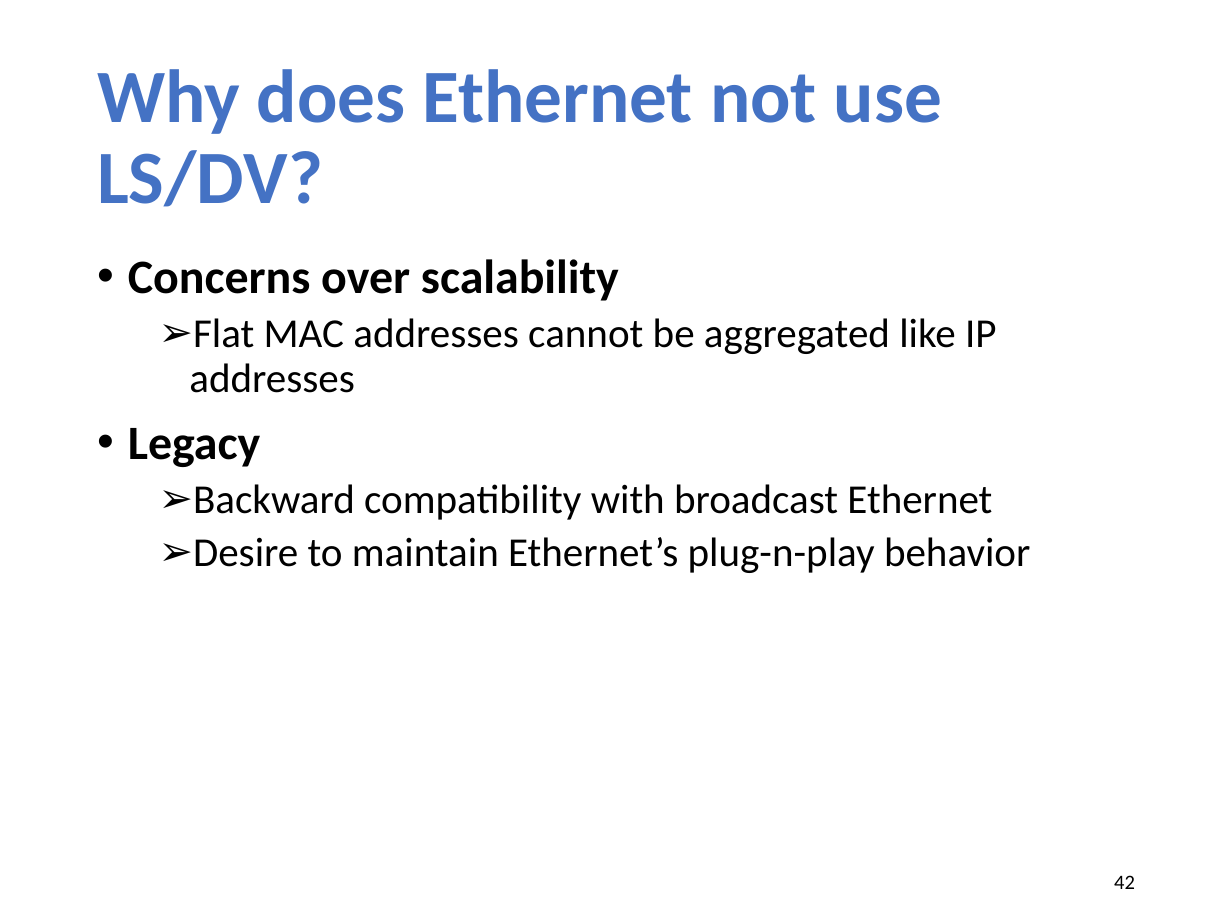
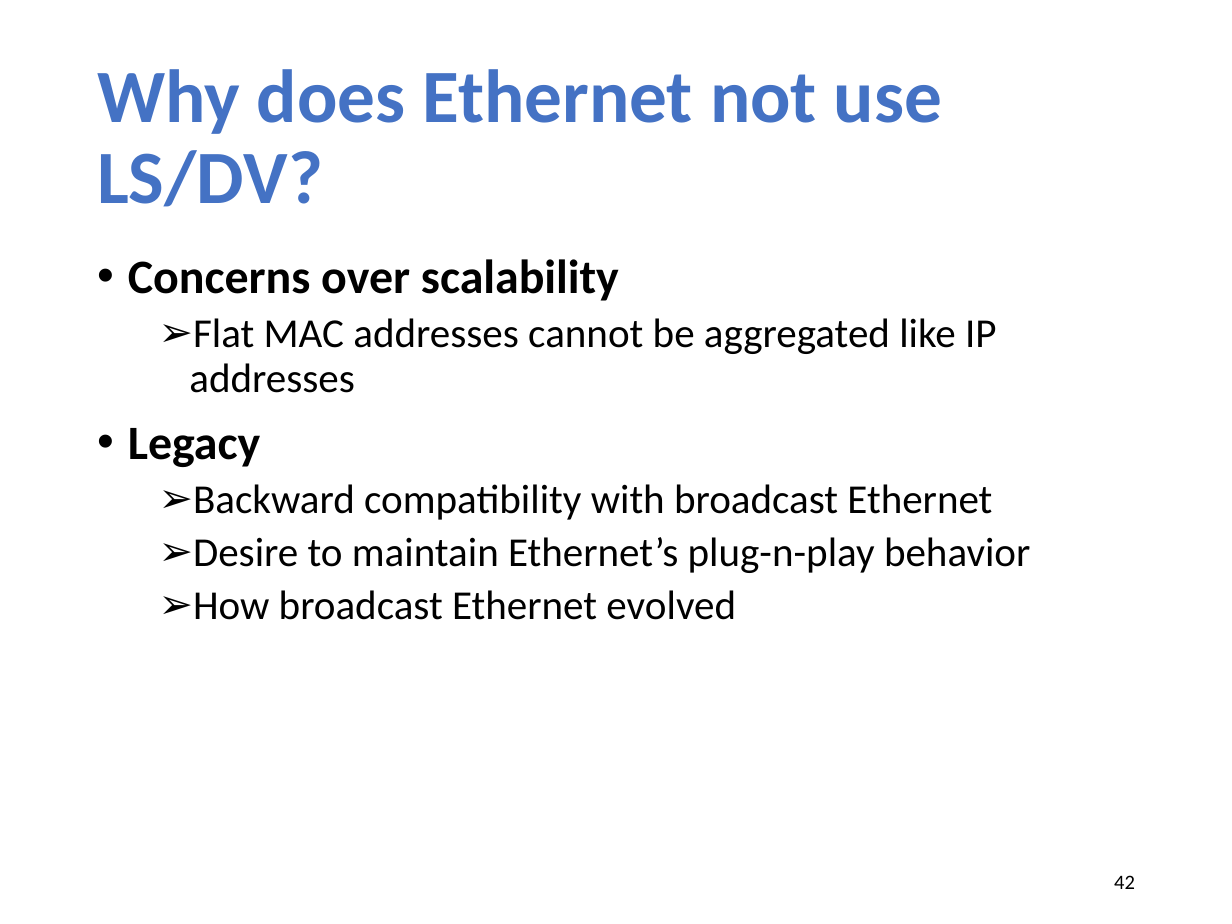
Before and after one commit to xinjin/course-net, a slide deck: slide 42 of slides/lec17_link.pptx. Drawn at 1232x924 pixels with LibreOffice and Linux fonts; fonts in the diff are those of the drawing. Boxes give left, top, right and bottom in pixels: in the first picture for what was removed or moved away, otherwise in the second. Text is boxed around its words. In the diff, an @@ line names an element or a change of style, - is before the commit and + after.

```diff
--- a/slides/lec17_link.pptx
+++ b/slides/lec17_link.pptx
@@ text at [193,590,736,620]: paragraph added @@
+  ➢ How broadcast Ethernet evolved
```
Also in this commit, not shown: 1 other slide changed, 1 other file.
